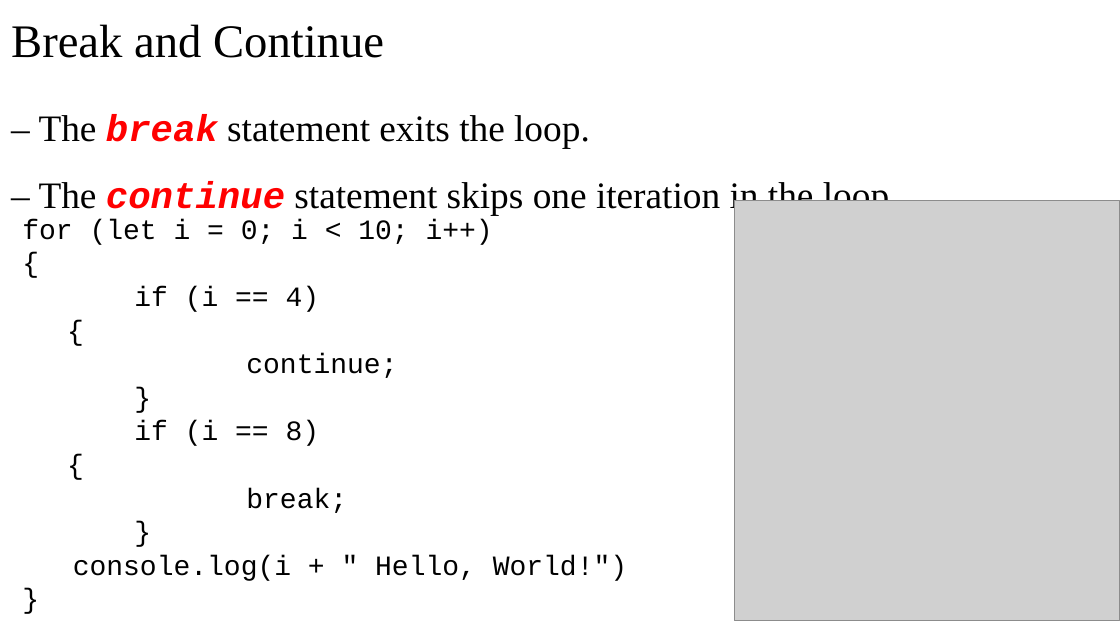
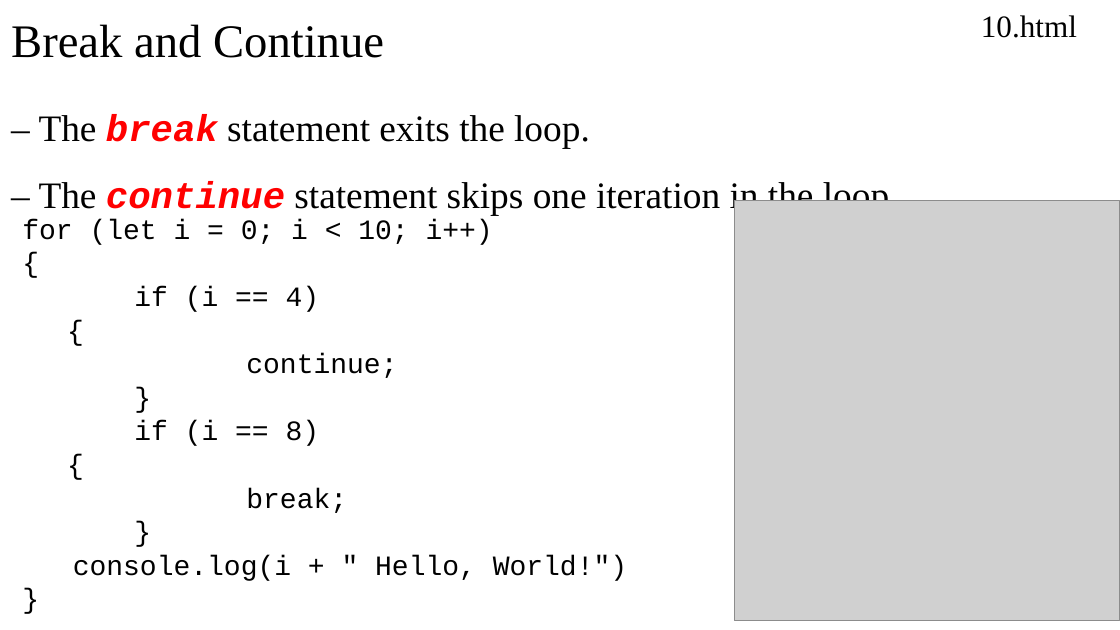
Before and after one commit to manglayev/nu-courses-material, a slide deck: slide 18 of CSCI-111/week-9/week-9-lecture/week-9-lecture.pptx (slide 16 before the commit). Drawn at 1120x630 pixels with LibreOffice and Linux fonts; fonts in the diff are those of the drawing; grey boxes stand for pictures. Boxes give left, top, right and bottom in pixels: in the first picture for what was removed or moved away, otherwise in the second. Text is boxed around its words. In the diff, an @@ line names an element or a change of style, - is before the commit and + after.

```diff
--- a/CSCI-111/week-9/week-9-lecture/week-9-lecture.pptx
+++ b/CSCI-111/week-9/week-9-lecture/week-9-lecture.pptx
@@ text added at (981, 15, 1077, 38), 20 pt, text #000000 @@
+10.html
```
Also in this commit, not shown: 10 other slides changed, 4 slides added, 3 other files.
